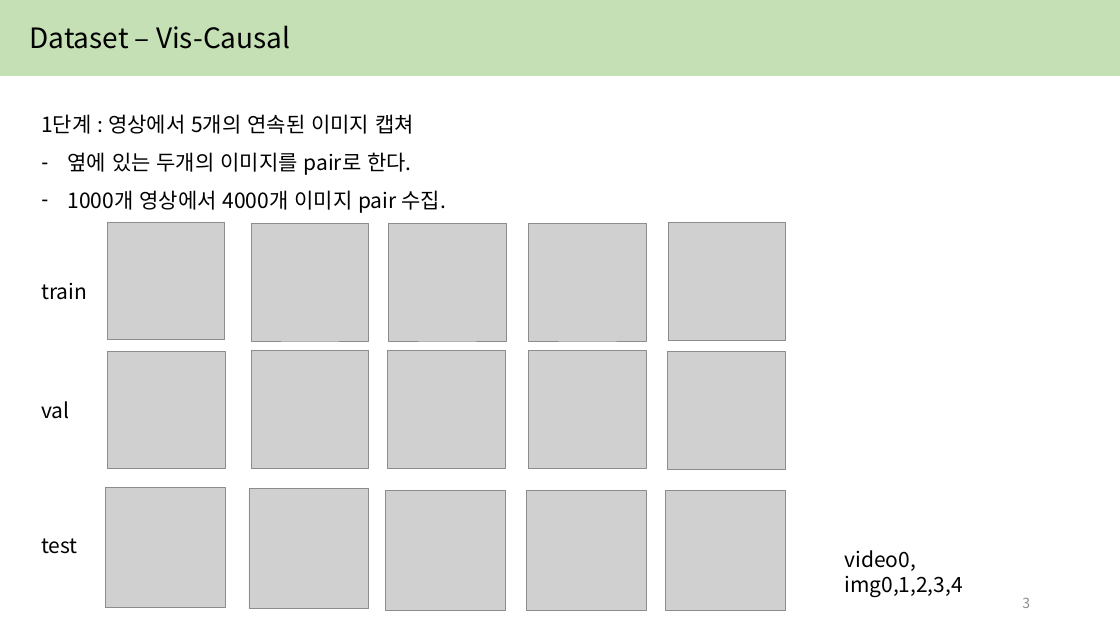
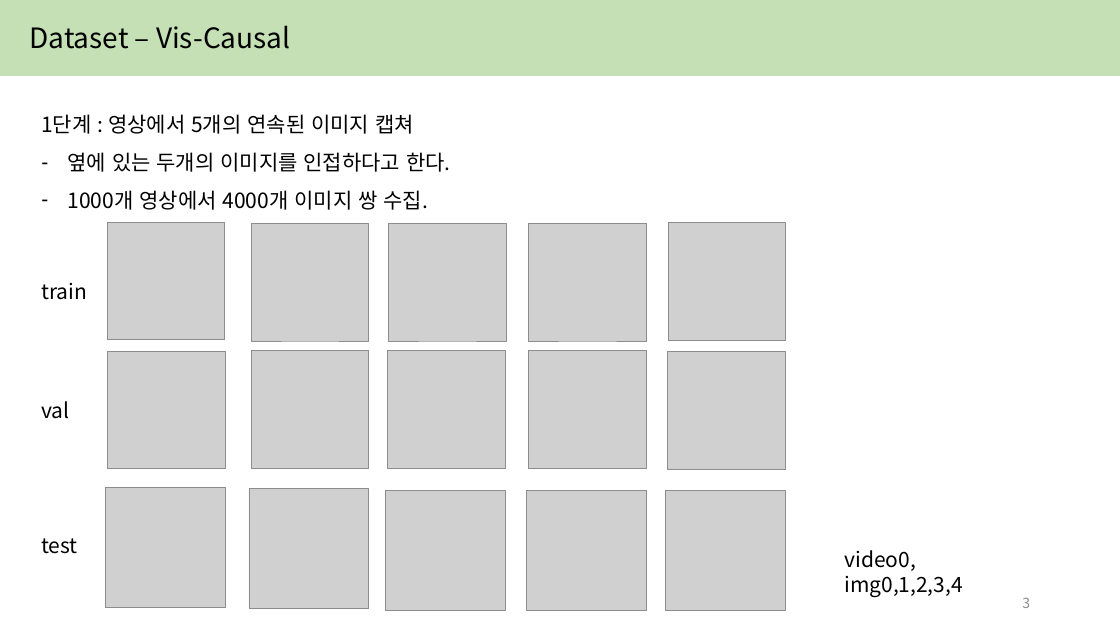
Before and after one commit to yejin087/study_image_caption, a slide deck: slide 3 of 3주차.pptx. Drawn at 1120x630 pixels with LibreOffice and Linux fonts; fonts in the diff are those of the drawing; grey boxes stand for pictures. Boxes give left, top, right and bottom in pixels: in the first picture for what was removed or moved away, otherwise in the second. Text is boxed around its words. In the diff, an @@ line names an element or a change of style, - is before the commit and + after.

```diff
--- a/3주차.pptx
+++ b/3주차.pptx
@@ text at [68, 152, 451, 210]: text changed @@
-– 옆에 있는 두개의 이미지를 pair로 한다.
-– 1000개 영상에서 4000개 이미지 pair 수집.
+– 옆에 있는 두개의 이미지를 인접하다고 한다.
+– 1000개 영상에서 4000개 이미지 쌍 수집.
```
Also in this commit, not shown: 4 other slides changed, 5 slides added, 4 slides removed, 5 other files.
